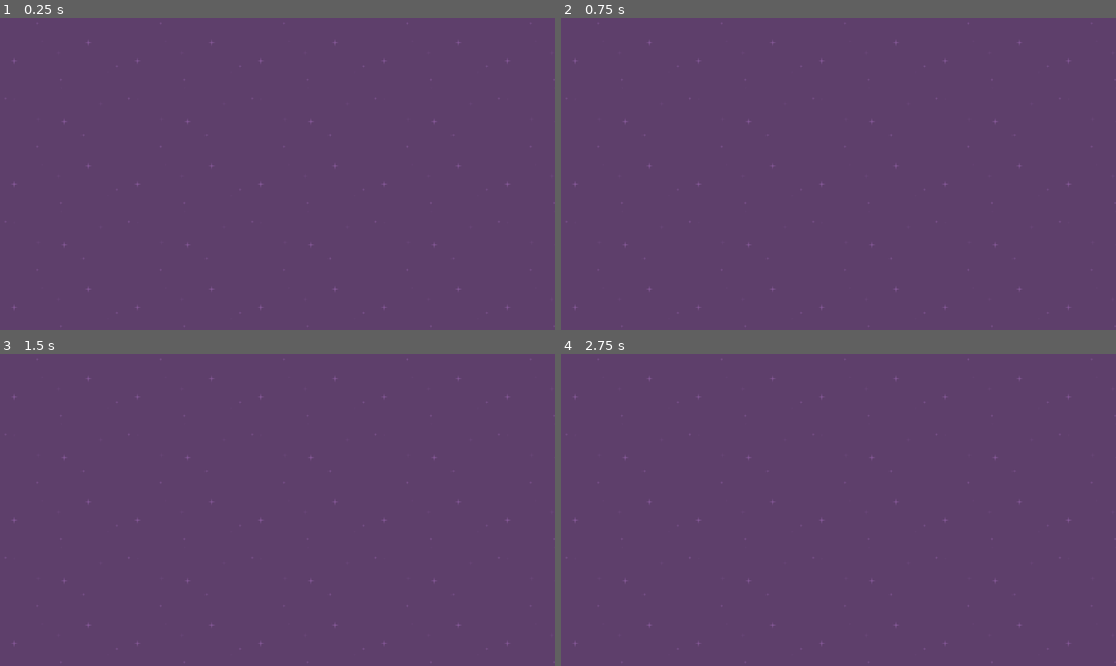
Above: before the commit, frames 1-4 (two rows, left to right).
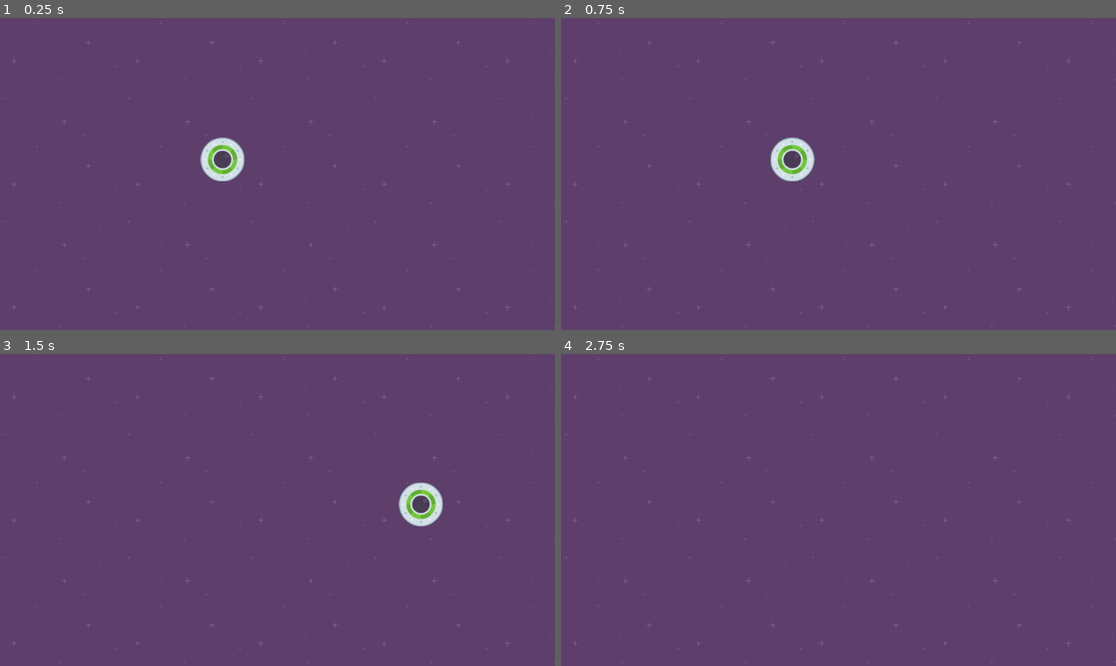
Above: after the commit, the same moments.

Repository: joaofarroba/Speedy-Saucer
Game: Godot game, scene res://level_1.tscn
The game is run twice, just before and just after one commit, with the same random seed, the same clock (stepped at 60 frames per second) and the same inputs.
Inputs:
- Up to frame 1 (0.25 s): no input
- Up to frame 2 (0.75 s): tap Enter at 0.5 s; hold Right (move_right, bound only after the commit) from 0.53 s (still down)
- Up to frame 3 (1.5 s): release Right (move_right, bound only after the commit) at 1.28 s; hold S (move_down, bound only after the commit) from 1.28 s (still down)
- Up to frame 4 (2.75 s): release S (move_down, bound only after the commit) at 2.03 s; hold Right (move_right, bound only after the commit) from 2.03 s (still down)

The runs differ from the first frame. In frame 1, 0.8% of the frame differs, in the area x 36-45%, y 38-53%; in frame 2, 0.8%; in frame 3, 0.8%; in frame 4, nothing differs.

Commit message:
Moving Player (Method apply_force)

Diff:
--- /dev/null
+++ b/level_1.gd
@@ -0,0 +1,6 @@
+extends Node2D
+
+
+# Called when the node enters the scene tree for the first time.
+func _ready():
+	pass # Replace with function body.
--- a/level_1.tscn
+++ b/level_1.tscn
@@ -1,11 +1,17 @@
-[gd_scene load_steps=2 format=3 uid="uid://de8aibp6tjg1c"]
+[gd_scene load_steps=4 format=3 uid="uid://de8aibp6tjg1c"]
 
+[ext_resource type="Script" path="res://level_1.gd" id="1_g6lyt"]
 [ext_resource type="Texture2D" uid="uid://b5hv3sw6t3t8q" path="res://assets/speedy_saucer_assets/purple.png" id="1_vapis"]
+[ext_resource type="PackedScene" uid="uid://bhuyfe2bv3buc" path="res://player.tscn" id="2_6ydwd"]
 
 [node name="Level1" type="Node2D"]
+script = ExtResource("1_g6lyt")
 
 [node name="TextureRect" type="TextureRect" parent="."]
 offset_right = 1152.0
 offset_bottom = 649.0
 texture = ExtResource("1_vapis")
 stretch_mode = 1
+
+[node name="Player" parent="." instance=ExtResource("2_6ydwd")]
+position = Vector2(462, 294)
--- /dev/null
+++ b/player.gd
@@ -0,0 +1,13 @@
+extends RigidBody2D
+
+var force = 1000
+
+func _physics_process(delta):
+	if Input.is_action_pressed("move_right"):
+		apply_force(Vector2(force,0))
+	if Input.is_action_pressed("move_left"):
+		apply_force(Vector2(-force,0))
+	if Input.is_action_pressed("move_up"):
+		apply_force(Vector2(0,-force))
+	if Input.is_action_pressed("move_down"):
+		apply_force(Vector2(0,force))
--- a/player.tscn
+++ b/player.tscn
@@ -1,12 +1,14 @@
-[gd_scene load_steps=3 format=3 uid="uid://bhuyfe2bv3buc"]
+[gd_scene load_steps=4 format=3 uid="uid://bhuyfe2bv3buc"]
 
 [ext_resource type="Texture2D" uid="uid://cxjq8c2afaeul" path="res://assets/speedy_saucer_assets/ufoGreen.png" id="1_8q1h4"]
+[ext_resource type="Script" path="res://player.gd" id="1_e3ab8"]
 
 [sub_resource type="CircleShape2D" id="CircleShape2D_e3v8c"]
 radius = 46.0109
 
 [node name="Player" type="RigidBody2D"]
 gravity_scale = 0.0
+script = ExtResource("1_e3ab8")
 
 [node name="Sprite2D" type="Sprite2D" parent="."]
 texture = ExtResource("1_8q1h4")
--- a/project.godot
+++ b/project.godot
@@ -14,3 +14,30 @@
 run/main_scene="res://level_1.tscn"
 config/features=PackedStringArray("4.2", "Forward Plus")
 config/icon="res://icon.svg"
+
+[input]
+
+move_right={
+"deadzone": 0.5,
+"events": [Object(InputEventKey,"resource_local_to_scene":false,"resource_name":"","device":0,"window_id":0,"alt_pressed":false,"shift_pressed":false,"ctrl_pressed":false,"meta_pressed":false,"pressed":false,"keycode":0,"physical_keycode":4194321,"key_label":0,"unicode":0,"echo":false,"script":null)
+, Object(InputEventKey,"resource_local_to_scene":false,"resource_name":"","device":-1,"window_id":0,"alt_pressed":false,"shift_pressed":false,"ctrl_pressed":false,"meta_pressed":false,"pressed":false,"keycode":0,"physical_keycode":68,"key_label":0,"unicode":100,"echo":false,"script":null)
+]
+}
+move_left={
+"deadzone": 0.5,
+"events": [Object(InputEventKey,"resource_local_to_scene":false,"resource_name":"","device":-1,"window_id":0,"alt_pressed":false,"shift_pressed":false,"ctrl_pressed":false,"meta_pressed":false,"pressed":false,"keycode":0,"physical_keycode":65,"key_label":0,"unicode":97,"echo":false,"script":null)
+, Object(InputEventKey,"resource_local_to_scene":false,"resource_name":"","device":-1,"window_id":0,"alt_pressed":false,"shift_pressed":false,"ctrl_pressed":false,"meta_pressed":false,"pressed":false,"keycode":0,"physical_keycode":4194319,"key_label":0,"unicode":0,"echo":false,"script":null)
+]
+}
+move_up={
+"deadzone": 0.5,
+"events": [Object(InputEventKey,"resource_local_to_scene":false,"resource_name":"","device":-1,"window_id":0,"alt_pressed":false,"shift_pressed":false,"ctrl_pressed":false,"meta_pressed":false,"pressed":false,"keycode":0,"physical_keycode":4194320,"key_label":0,"unicode":0,"echo":false,"script":null)
+, Object(InputEventKey,"resource_local_to_scene":false,"resource_name":"","device":-1,"window_id":0,"alt_pressed":false,"shift_pressed":false,"ctrl_pressed":false,"meta_pressed":false,"pressed":false,"keycode":0,"physical_keycode":87,"key_label":0,"unicode":119,"echo":false,"script":null)
+]
+}
+move_down={
+"deadzone": 0.5,
+"events": [Object(InputEventKey,"resource_local_to_scene":false,"resource_name":"","device":-1,"window_id":0,"alt_pressed":false,"shift_pressed":false,"ctrl_pressed":false,"meta_pressed":false,"pressed":false,"keycode":0,"physical_keycode":83,"key_label":0,"unicode":115,"echo":false,"script":null)
+, Object(InputEventKey,"resource_local_to_scene":false,"resource_name":"","device":-1,"window_id":0,"alt_pressed":false,"shift_pressed":false,"ctrl_pressed":false,"meta_pressed":false,"pressed":false,"keycode":0,"physical_keycode":4194322,"key_label":0,"unicode":0,"echo":false,"script":null)
+]
+}
